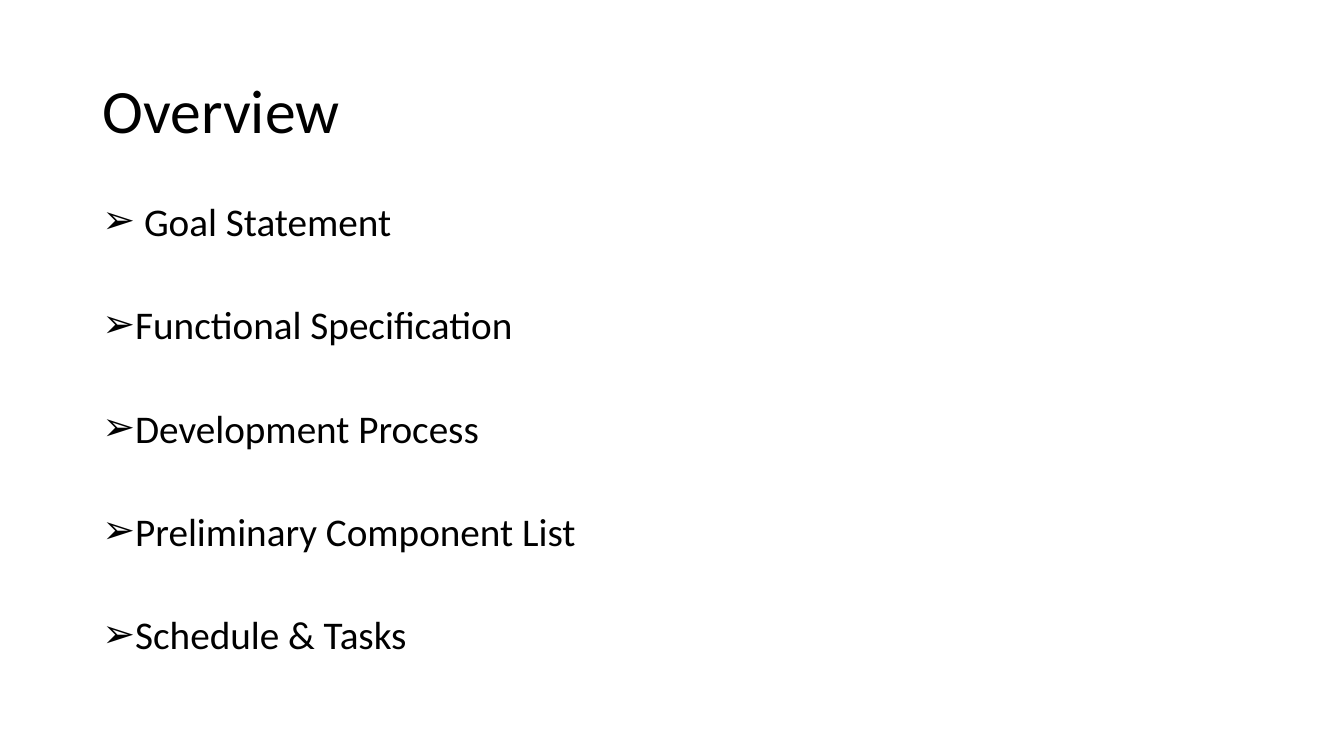
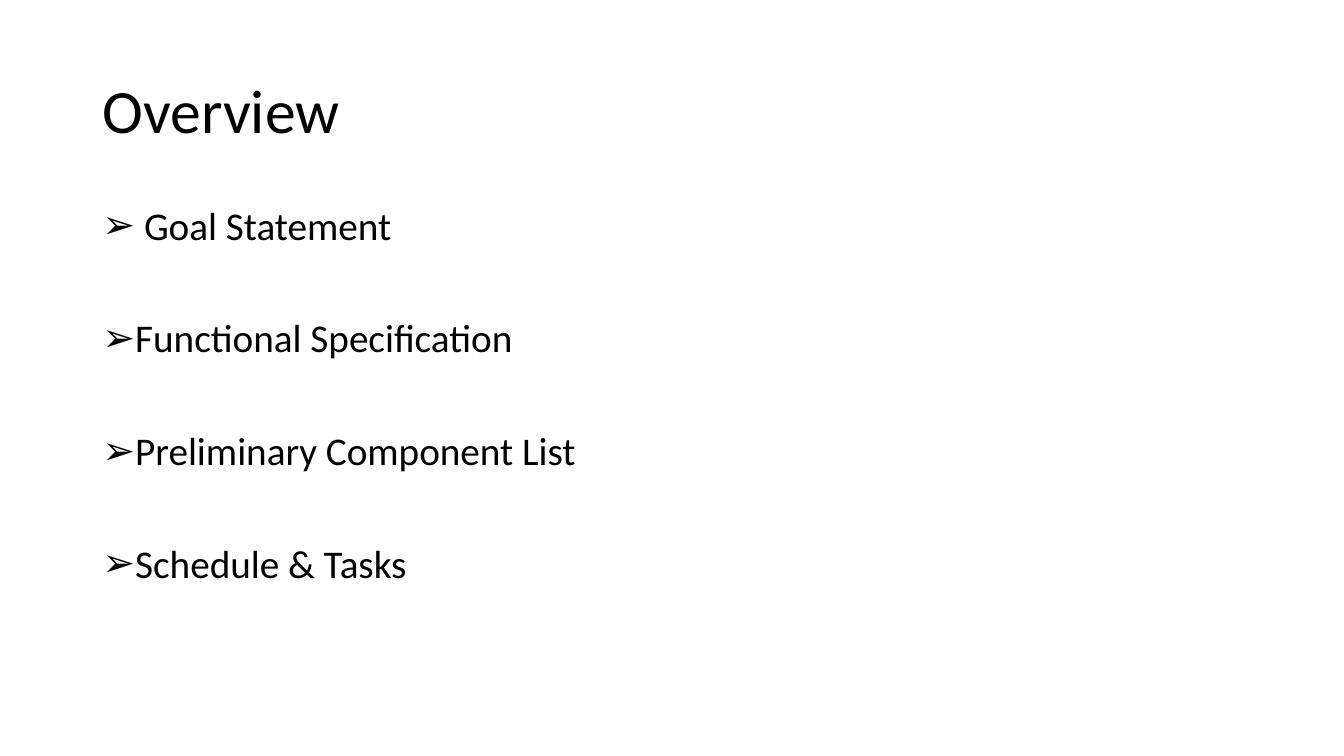
Before and after one commit to hpetre/COEN-6711, a slide deck: slide 2 of Documents/project_proposal.pptx. Drawn at 1344x756 pixels with LibreOffice and Linux fonts; fonts in the diff are those of the drawing. Boxes give left, top, right and bottom in pixels: in the first picture for what was removed or moved away, otherwise in the second. Text is boxed around its words. In the diff, an @@ line names an element or a change of style, - is before the commit and + after.

Commit message:
added slide for the preliminary component list

```diff
--- a/Documents/project_proposal.pptx
+++ b/Documents/project_proposal.pptx
@@ text "Goal Statement" at <box>135,212,575,579</box>: line spacing 0.8 to 0.9 @@
@@ text at <box>135,415,479,450</box>: paragraph removed @@
-➢ Development Process
```
Also in this commit, not shown: 1 slide added, 1 slide removed.
